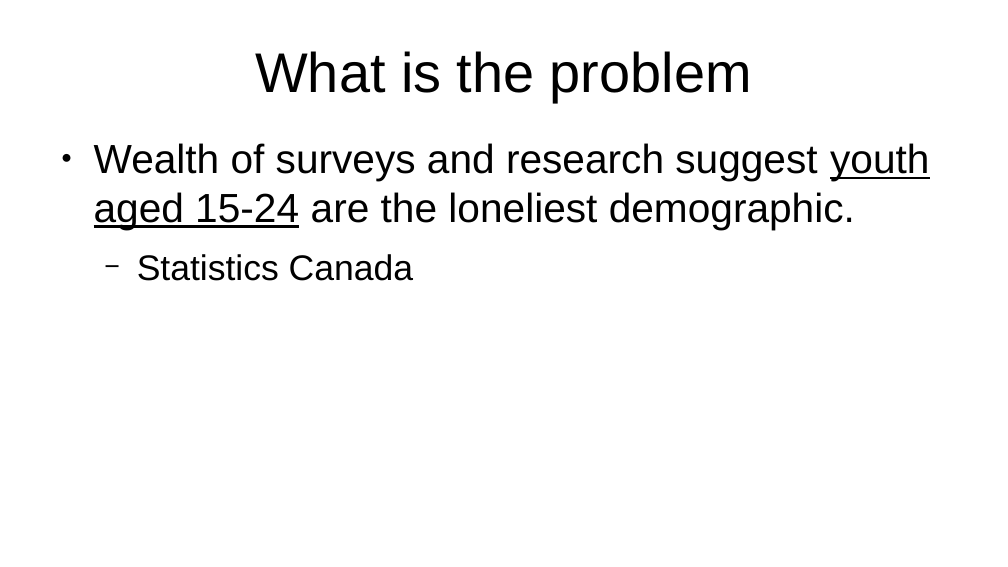
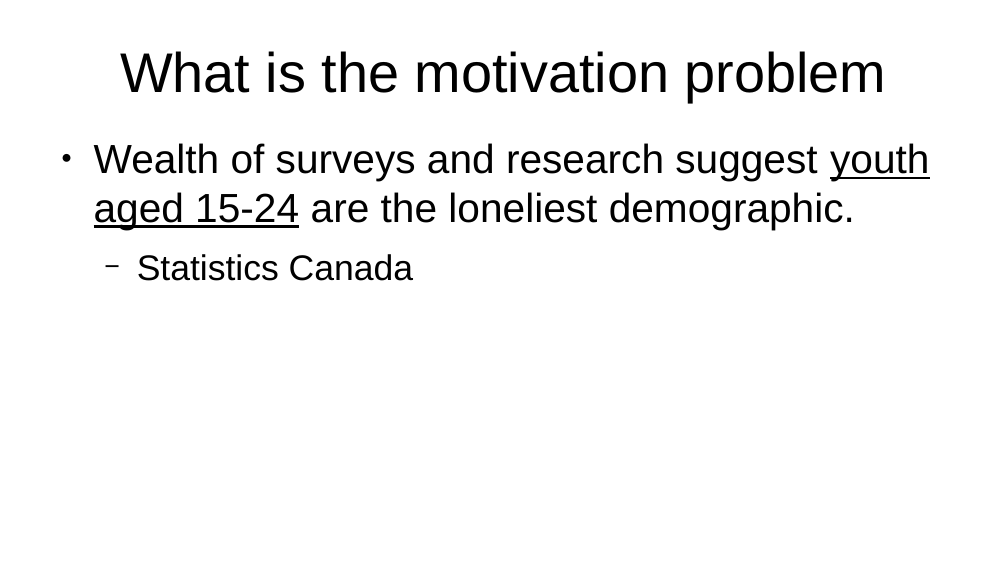
Before and after one commit to aliraeisdanaei/Doomer_Analysis, a slide deck: slide 2 of Presentations/Longer_Format.odp. Drawn at 1008x567 pixels with LibreOffice and Linux fonts; fonts in the diff are those of the drawing. Boxes give left, top, right and bottom in pixels: in the first picture for what was removed or moved away, otherwise in the second. Text is boxed around its words. In the diff, an @@ line names an element or a change of style, - is before the commit and + after.

```diff
--- a/Presentations/Longer_Format.odp
+++ b/Presentations/Longer_Format.odp
@@ title at [120, 51, 887, 102]: text changed @@
-What is the problem
+What is the motivation problem
```
Also in this commit, not shown: 1 other slide changed, 1 other file.
